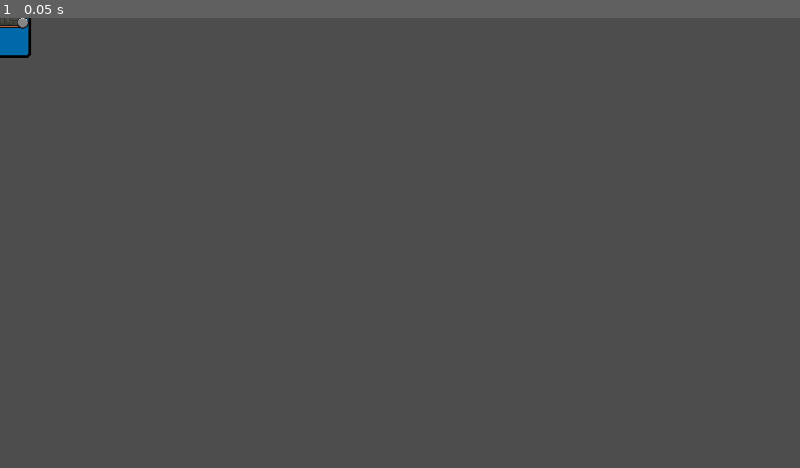
Above: before the commit, frame 1.
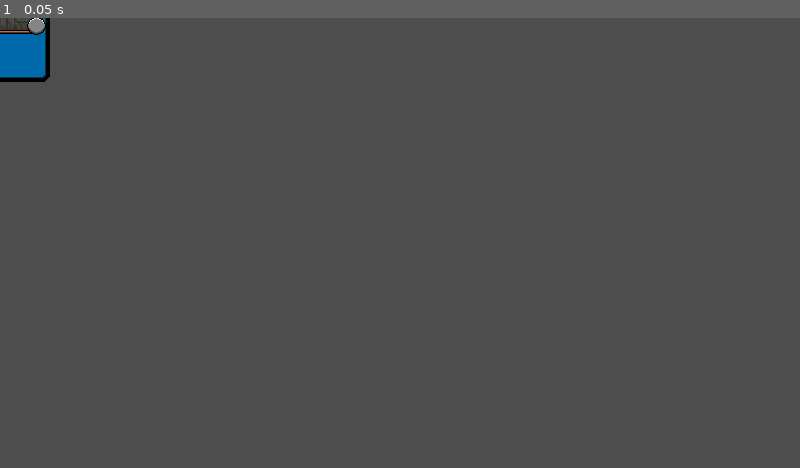
Above: after the commit, the same moment.

Repository: JonathanGoveira/cardgame
Game: Godot game, scene res://scenes/cards/card_template.tscn
Two runs of this game, one before a commit and one after it. Both use one fixed random seed, a clock stepped at 60 frames per second and the inputs below. The project has no main scene, so this scene is started directly.
Inputs:
- Up to frame 1 (0.05 s): no input

The runs differ from the first frame. In frame 1, 0.7% of the frame differs, in the area x 0-7%, y 0-15%.

Commit message:
create test scene

Diff:
--- a/simple_cardgame/project.godot
+++ b/simple_cardgame/project.godot
@@ -16,8 +16,9 @@
 
 [display]
 
-window/size/viewport_width=1280
-window/size/viewport_height=720
+window/size/viewport_width=800
+window/size/viewport_height=450
+window/stretch/mode="viewport"
 
 [dotnet]
 
--- a/simple_cardgame/scenes/cards/card_template.tscn
+++ b/simple_cardgame/scenes/cards/card_template.tscn
@@ -1,9 +1,10 @@
-[gd_scene load_steps=10 format=4 uid="uid://cyoxdygauvgk5"]
+[gd_scene load_steps=11 format=4 uid="uid://cyoxdygauvgk5"]
 
 [ext_resource type="Texture2D" uid="uid://5ki14j4l6amj" path="res://assets/cards.png" id="1_yfkan"]
 [ext_resource type="Texture2D" uid="uid://c3ug4fo0ywty5" path="res://assets/bg.png" id="2_jiic6"]
 [ext_resource type="Texture2D" uid="uid://6wfq1luoowfn" path="res://assets/moldura01.png" id="2_ud6ll"]
 [ext_resource type="Texture2D" uid="uid://bj8qb6d48pw1h" path="res://assets/moldura03.png" id="3_fdplk"]
+[ext_resource type="Texture2D" uid="uid://bknpypx2s64rq" path="res://assets/Soldier-Idle.png" id="5_y076o"]
 
 [sub_resource type="CanvasItemMaterial" id="CanvasItemMaterial_cgrts"]
 light_mode = 2
@@ -144,3 +145,8 @@
 rendering_quadrant_size = 8
 
 [node name="TileMapLayer" type="TileMapLayer" parent="."]
+
+[node name="Soldier-idle" type="Sprite2D" parent="."]
+position = Vector2(-1, -13)
+texture = ExtResource("5_y076o")
+hframes = 6
--- /dev/null
+++ b/simple_cardgame/scenes/main/battle.tscn
@@ -0,0 +1,23 @@
+[gd_scene load_steps=2 format=3 uid="uid://ca2m38o5m66gu"]
+
+[ext_resource type="PackedScene" uid="uid://cyoxdygauvgk5" path="res://scenes/cards/card_template.tscn" id="1_xkmpr"]
+
+[node name="battle" type="Node2D"]
+
+[node name="Control" parent="." instance=ExtResource("1_xkmpr")]
+offset_left = 213.0
+offset_top = 405.0
+offset_right = 215.0
+offset_bottom = 405.0
+
+[node name="Control2" parent="." instance=ExtResource("1_xkmpr")]
+offset_left = 448.0
+offset_top = 405.0
+offset_right = 450.0
+offset_bottom = 405.0
+
+[node name="Control3" parent="." instance=ExtResource("1_xkmpr")]
+offset_left = 330.0
+offset_top = 405.0
+offset_right = 332.0
+offset_bottom = 405.0
Binary file added: simple_cardgame/assets/Soldier-Idle.png
Not shown, added: simple_cardgame/assets/Soldier-Idle.png.import
